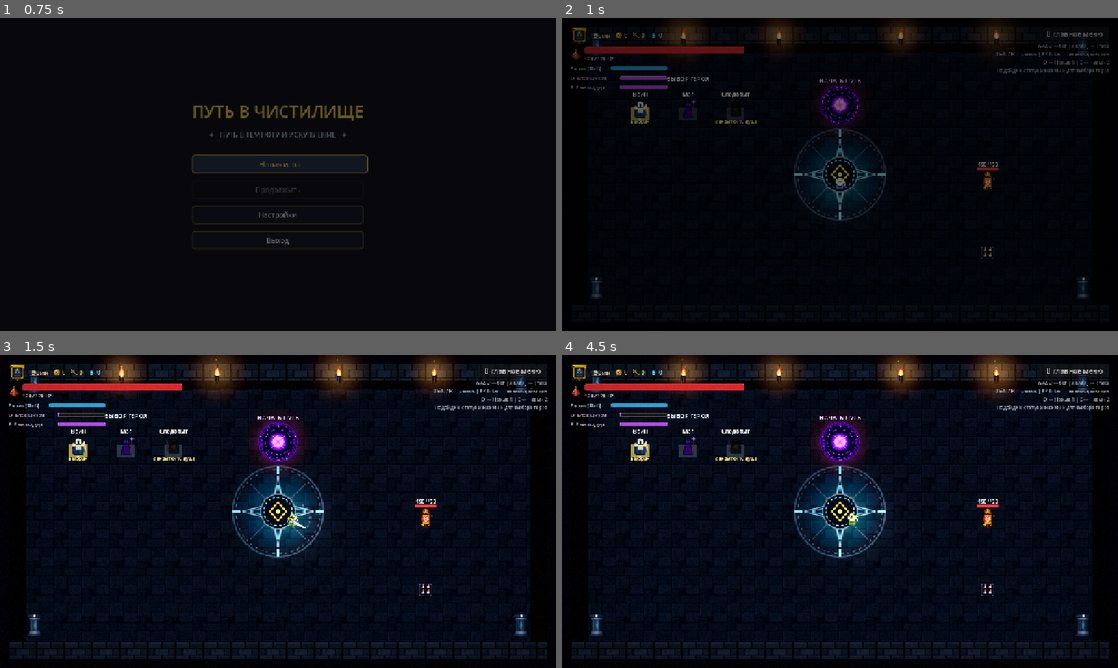
Above: before the commit, frames 1-4 (two rows, left to right).
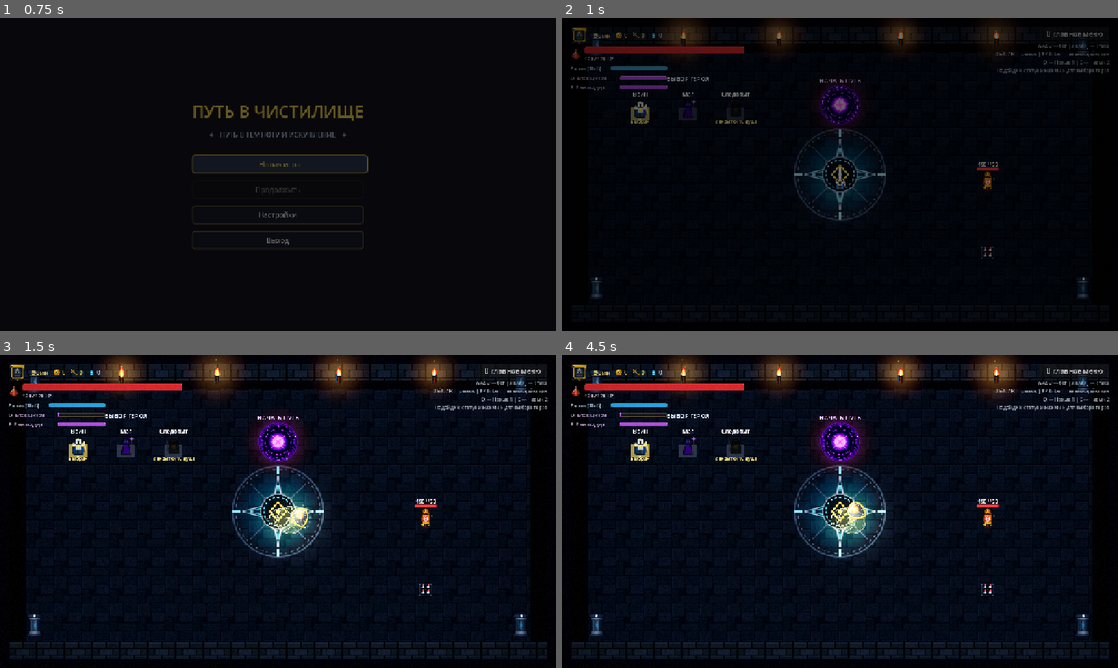
Above: after the commit, the same moments.

Repository: Shoto373/dark-knights
Game: Godot game, scene res://Main.tscn
The game is run twice, just before and just after one commit, with the same random seed, the same clock (stepped at 60 frames per second) and the same inputs.
Inputs (mouse positions are in pixels of both pictures, inside the frame that each line leads up to):
- Up to frame 1 (0.75 s): click "Новая игра" at 0.5 s
- Up to frame 2 (1 s): no input
- Up to frame 3 (1.5 s): tap Enter (ui_accept) at 1.25 s; move the mouse to (400, 495) at 1.27 s; hold Right (move_right) from 1.28 s (still down); tap Q (ability_1) at 1.35 s; click (400, 495) at 1.42 s
- Up to frame 4 (4.5 s): tap Enter (ui_accept) at 1.52 s; tap Space (dash) at 1.55 s; release Right (move_right) at 2 s; drag from (728, 527) to (639, 452) at 2.02 s; click "В главное меню" at 2.75 s; click "Новая игра" at 3.5 s; move the mouse to (895, 442) at 4.27 s; hold Right (move_right) from 4.28 s (still down); tap Q (ability_1) at 4.35 s

Frame 1 is identical in both runs. In frame 2, less than 0.1% of the frame differs, in the area x 49-51%, y 47-54%; in frame 3, 0.8%; in frame 4, 0.8%, in the area x 46-58%, y 42-61%.

Commit message:
feat(combat): fix weapon aiming up invisibility, add physical shield barrier and rich ability casting animations

Diff:
--- /dev/null
+++ b/assets/sprites/shield_aegis.svg
@@ -0,0 +1,56 @@
+<svg xmlns="http://www.w3.org/2000/svg" viewBox="0 0 48 56" width="48" height="56">
+  <defs>
+    <!-- Металлический градиент щита -->
+    <linearGradient id="shield_plate" x1="0%" y1="0%" x2="100%" y2="100%">
+      <stop offset="0%" stop-color="#4a586e"/>
+      <stop offset="45%" stop-color="#2c3545"/>
+      <stop offset="70%" stop-color="#1e2430"/>
+      <stop offset="100%" stop-color="#141820"/>
+    </linearGradient>
+
+    <!-- Золотая кайма -->
+    <linearGradient id="gold_trim" x1="0%" y1="0%" x2="100%" y2="100%">
+      <stop offset="0%" stop-color="#ffe270"/>
+      <stop offset="50%" stop-color="#d4a017"/>
+      <stop offset="100%" stop-color="#8a6305"/>
+    </linearGradient>
+
+    <!-- Руническое свечение -->
+    <radialGradient id="rune_glow" cx="50%" cy="40%" r="50%">
+      <stop offset="0%" stop-color="#ffd54f" stop-opacity="0.9"/>
+      <stop offset="50%" stop-color="#ff9800" stop-opacity="0.5"/>
+      <stop offset="100%" stop-color="#ff5722" stop-opacity="0"/>
+    </radialGradient>
+  </defs>
+
+  <!-- Внешняя тень -->
+  <path d="M 24 3 C 38 3 45 9 45 22 C 45 37 32 49 24 54 C 16 49 3 37 3 22 C 3 9 10 3 24 3 Z" fill="rgba(0,0,0,0.5)" transform="translate(1, 2)"/>
+
+  <!-- Золотой рант / кайма -->
+  <path d="M 24 2 C 39 2 46 8 46 22 C 46 38 33 50 24 55 C 15 50 2 38 2 22 C 2 8 9 2 24 2 Z" fill="url(#gold_trim)" stroke="#5c4103" stroke-width="1.2"/>
+
+  <!-- Внутренняя стальная пластина -->
+  <path d="M 24 5 C 36 5 42 10 42 22 C 42 35 30 46 24 51 C 18 46 6 35 6 22 C 6 10 12 5 24 5 Z" fill="url(#shield_plate)" stroke="#1a202c" stroke-width="1"/>
+
+  <!-- Центральное ребро жесткости -->
+  <path d="M 24 6 L 24 50" stroke="#718096" stroke-width="1.5" opacity="0.6"/>
+  <path d="M 24 6 L 24 50" stroke="#1a202c" stroke-width="0.8" opacity="0.8"/>
+
+  <!-- Руническое свечение в центре -->
+  <circle cx="24" cy="22" r="14" fill="url(#rune_glow)"/>
+
+  <!-- Золотой гербовый крест / крылья -->
+  <path d="M 24 12 L 26.5 19 L 33 21.5 L 26.5 24 L 24 31 L 21.5 24 L 15 21.5 L 21.5 19 Z" fill="url(#gold_trim)" stroke="#fff" stroke-width="0.6"/>
+
+  <!-- Стальные заклепки по углам -->
+  <circle cx="10" cy="11" r="1.5" fill="#e2e8f0" stroke="#1a202c" stroke-width="0.5"/>
+  <circle cx="38" cy="11" r="1.5" fill="#e2e8f0" stroke="#1a202c" stroke-width="0.5"/>
+  <circle cx="9" cy="24" r="1.5" fill="#e2e8f0" stroke="#1a202c" stroke-width="0.5"/>
+  <circle cx="39" cy="24" r="1.5" fill="#e2e8f0" stroke="#1a202c" stroke-width="0.5"/>
+  <circle cx="15" cy="38" r="1.5" fill="#e2e8f0" stroke="#1a202c" stroke-width="0.5"/>
+  <circle cx="33" cy="38" r="1.5" fill="#e2e8f0" stroke="#1a202c" stroke-width="0.5"/>
+  <circle cx="24" cy="46" r="1.5" fill="#e2e8f0" stroke="#1a202c" stroke-width="0.5"/>
+
+  <!-- Верхний блик -->
+  <path d="M 12 7 C 18 5 30 5 36 7 C 40 10 40 16 40 20 C 34 14 26 12 12 14 Z" fill="#ffffff" opacity="0.25"/>
+</svg>
--- a/components/HurtboxComponent.gd
+++ b/components/HurtboxComponent.gd
@@ -40,6 +40,10 @@
 		return
 
 	if health_component != null and (health_component.is_invulnerable or health_component.is_dead):
+		if health_component.is_invulnerable and "shield_barrier" in parent_node and parent_node.shield_barrier != null:
+			if parent_node.shield_barrier.is_active:
+				parent_node.shield_barrier.trigger_block_impact()
+				hitbox.register_hit(parent_node)
 		return
 
 	var is_crit: bool = DamageCalculator.roll_crit(hitbox.crit_chance)
--- a/entities/player/Player.gd
+++ b/entities/player/Player.gd
@@ -34,6 +34,7 @@
 
 var ability_1_timer: Timer
 var ability_2_timer: Timer
+var shield_barrier: ShieldBarrier = null
 var _walk_anim_phase: float = 0.0
 var _ghost_timer: float = 0.0
 var _facing_left: bool = false
@@ -92,6 +93,12 @@
 	var lantern_light: PointLight2D = LightTextureGenerator.create_point_light(Color(1.0, 0.92, 0.8), 0.82, 2.8)
 	lantern_light.name = "LanternLight"
 	add_child(lantern_light)
+
+	# Визуальный щит и руническая эгида (Warrior block / charge)
+	var shield_scene: PackedScene = load("res://entities/player/ShieldBarrier.tscn")
+	if shield_scene != null:
+		shield_barrier = shield_scene.instantiate() as ShieldBarrier
+		add_child(shield_barrier)
 
 	EventBus.player_spawned.emit(self)
 
@@ -222,6 +229,8 @@
 	if health_component.is_dead:
 		return
 	_update_aim()
+	if is_instance_valid(shield_barrier):
+		shield_barrier.update_aim(aim_direction)
 	_handle_input()
 	_update_procedural_animations(delta)
 	_update_iframes_blink(delta)
@@ -301,7 +310,8 @@
 	if w_sprite != null:
 		w_sprite.flip_v = _facing_left
 
-	weapon_pivot.z_index = -1 if aim_direction.y < -0.3 else 0
+	# Оружие всегда отображается поверх персонажа и никогда не уходит под пол
+	weapon_pivot.z_index = 1
 
 func _handle_input() -> void:
 	if status_effect_manager != null and (status_effect_manager.is_frozen() or status_effect_manager.is_stunned()):
@@ -419,6 +429,32 @@
 
 	AudioManager.play_sfx_named("cast")
 	timer.start()
+
+	# Сочный отклик каста: рунический круг под ногами, волна и сквош персонажа
+	var cast_color: Color = Color(1.2, 0.9, 0.3)
+	if hero_data != null:
+		match hero_data.id:
+			"mage":
+				cast_color = Color(0.4, 0.85, 1.4)
+			"ranger":
+				cast_color = Color(0.3, 1.3, 0.6)
+			_:
+				cast_color = Color(1.2, 0.9, 0.3)
+
+	EffectsHelper.spawn_cast_circle(get_parent(), global_position, cast_color)
+	EffectsHelper.spawn_shockwave(get_parent(), global_position, 85.0, 0.22, 0.025)
+	EffectsHelper.spawn_magic_burst(get_parent(), global_position, cast_color, 8)
+
+	var cur_sx: float = signf(visuals.scale.x)
+	var cast_tween: Tween = visuals.create_tween()
+	cast_tween.tween_property(visuals, "scale", Vector2(1.22 * cur_sx, 0.78), 0.06).set_trans(Tween.TRANS_QUAD).set_ease(Tween.EASE_OUT)
+	cast_tween.tween_property(visuals, "scale", Vector2(0.88 * cur_sx, 1.18), 0.09).set_trans(Tween.TRANS_BACK).set_ease(Tween.EASE_OUT)
+	cast_tween.tween_property(visuals, "scale", Vector2(cur_sx, 1.0), 0.08)
+
+	var w_sprite: Sprite2D = weapon_pivot.get_node_or_null("WeaponSprite") as Sprite2D
+	if w_sprite != null:
+		EffectsHelper.apply_hit_flash(w_sprite, 0.14, Color(2.0, 2.0, 1.8))
+
 	match ability.effect_type:
 		"buff":
 			_apply_buff_ability(ability)
@@ -433,20 +469,34 @@
 
 func _apply_buff_ability(ability: AbilityData) -> void:
 	health_component.set_invulnerable(true)
-	visuals.modulate = Color(1.5, 1.5, 0.5, 1.0)
+
+	# Активируем физический щит и защитный купол
+	if is_instance_valid(shield_barrier):
+		shield_barrier.activate_block(ability.duration)
+
+	visuals.modulate = Color(1.3, 1.3, 0.8, 1.0)
 	var tween: Tween = create_tween()
 	tween.tween_interval(ability.duration)
 	tween.tween_callback(func():
 		if iframes_timer.is_stopped():
 			health_component.set_invulnerable(false)
 		visuals.modulate = Color.WHITE
+		if is_instance_valid(shield_barrier):
+			shield_barrier.deactivate()
 	)
 
 func _apply_dash_ability(ability: AbilityData) -> void:
 	is_dashing = true
 	dash_direction = aim_direction
 	health_component.set_invulnerable(true)
-	visuals.modulate = Color(1.5, 0.5, 0.5, 0.8)
+
+	# Выпад щитом вперед при таране
+	if is_instance_valid(shield_barrier):
+		shield_barrier.activate_charge(dash_direction, ability.duration)
+
+	EffectsHelper.spawn_shockwave(get_parent(), global_position, 110.0, 0.28, 0.035)
+	EffectsHelper.spawn_dust_puff(get_parent(), global_position)
+	visuals.modulate = Color(1.5, 0.6, 0.6, 0.9)
 
 	weapon_hitbox.base_damage = ability.base_damage
 	weapon_hitbox.reset_hits()
@@ -464,30 +514,59 @@
 
 func _apply_aoe_ability(ability: AbilityData) -> void:
 	var target_pos: Vector2 = get_global_mouse_position()
-	# Ограничение дальности применения AoE
 	var dist: float = (target_pos - global_position).length()
 	if dist > 350.0:
 		target_pos = global_position + (target_pos - global_position).normalized() * 350.0
 
-	var aoe: AreaOfEffect = AOE_SCENE.instantiate() as AreaOfEffect
-	get_parent().add_child(aoe)
-	aoe.setup(target_pos, ability.range_or_radius, ability.base_damage, true, 400.0)
-	if ability.id == "fireball" or ability.name.to_lower().contains("огн") or ability.name.to_lower().contains("fire"):
-		aoe.hitbox.damage_type = "fire"
-		aoe.hitbox.tags = ["fire"]
+	var is_fire: bool = ability.id == "fireball" or ability.name.to_lower().contains("огн") or ability.name.to_lower().contains("fire")
+
+	if is_fire:
+		var proj: Projectile = PROJECTILE_SCENE.instantiate() as Projectile
+		get_parent().add_child(proj)
+		var fly_dir: Vector2 = (target_pos - global_position).normalized()
+		proj.global_position = global_position + fly_dir * 20.0
+		var fly_time: float = clampf(dist / 650.0, 0.12, 0.42)
+		proj.setup(fly_dir, 650.0, 0, true, dist, 0.0, Color(1.4, 0.6, 0.1))
+
+		var fly_tween: Tween = create_tween()
+		fly_tween.tween_interval(fly_time)
+		fly_tween.tween_callback(func():
+			if is_instance_valid(proj):
+				proj.queue_free()
+			var aoe: AreaOfEffect = AOE_SCENE.instantiate() as AreaOfEffect
+			get_parent().add_child(aoe)
+			aoe.setup(target_pos, ability.range_or_radius, ability.base_damage, true, 400.0, Color(1.3, 0.45, 0.1, 0.85))
+			aoe.hitbox.damage_type = "fire"
+			aoe.hitbox.tags = ["fire"]
+			EffectsHelper.spawn_shockwave(get_parent(), target_pos, ability.range_or_radius * 1.3, 0.28, 0.045)
+			EffectsHelper.spawn_hit_sparks(get_parent(), target_pos, Color(1.0, 0.65, 0.15), 14)
+		)
+	else:
+		var aoe: AreaOfEffect = AOE_SCENE.instantiate() as AreaOfEffect
+		get_parent().add_child(aoe)
+		aoe.setup(target_pos, ability.range_or_radius, ability.base_damage, true, 400.0)
+		EffectsHelper.spawn_shockwave(get_parent(), target_pos, ability.range_or_radius * 1.2, 0.25, 0.035)
 
 func _apply_teleport_ability(ability: AbilityData) -> void:
+	var old_pos: Vector2 = global_position
 	var target_pos: Vector2 = global_position + aim_direction * ability.range_or_radius
 	health_component.set_invulnerable(true)
-	visuals.modulate.a = 0.2
-
+
+	EffectsHelper.spawn_cast_circle(get_parent(), old_pos, Color(0.8, 0.4, 1.2))
+	EffectsHelper.spawn_magic_burst(get_parent(), old_pos, Color(0.8, 0.4, 1.2), 14)
+	EffectsHelper.spawn_shockwave(get_parent(), old_pos, 70.0, 0.2, 0.03)
+
+	visuals.modulate.a = 0.0
 	global_position = target_pos
 
+	EffectsHelper.spawn_cast_circle(get_parent(), target_pos, Color(0.4, 0.8, 1.4))
+	EffectsHelper.spawn_magic_burst(get_parent(), target_pos, Color(0.4, 0.8, 1.4), 16)
+	EffectsHelper.spawn_shockwave(get_parent(), target_pos, 90.0, 0.22, 0.035)
+
 	var tween: Tween = create_tween()
-	tween.tween_interval(0.15)
+	tween.tween_property(visuals, "modulate:a", 1.0, 0.12)
 	tween.tween_callback(func():
 		health_component.set_invulnerable(false)
-		visuals.modulate.a = 1.0
 	)
 
 func _apply_projectile_ability(ability: AbilityData) -> void:
--- a/entities/player/Player.tscn
+++ b/entities/player/Player.tscn
@@ -19,6 +19,7 @@
 radius = 26.0
 
 [node name="Player" type="CharacterBody2D"]
+z_index = 10
 collision_layer = 2
 collision_mask = 1
 script = ExtResource("1_player")
--- /dev/null
+++ b/entities/player/ShieldBarrier.gd
@@ -0,0 +1,158 @@
+class_name ShieldBarrier
+extends Node2D
+
+## Визуальный компонент щита и эгиды героя (Dark Fantasy Knight Aegis)
+## Отображает кованый щит, защитный рунический купол и вспышки отражения урона
+
+@export var shield_texture: Texture2D = preload("res://assets/sprites/shield_aegis.svg")
+
+var shield_pivot: Node2D
+var shield_sprite: Sprite2D
+var shield_light: PointLight2D
+
+var is_active: bool = false
+var aegis_radius: float = 30.0
+var aegis_alpha: float = 0.0
+var aegis_rotation: float = 0.0
+
+var _block_tween: Tween
+var _pulse_phase: float = 0.0
+
+func _ready() -> void:
+	z_index = 2 # Поверх персонажа
+
+	shield_pivot = Node2D.new()
+	shield_pivot.name = "ShieldPivot"
+	add_child(shield_pivot)
+
+	shield_sprite = Sprite2D.new()
+	shield_sprite.name = "ShieldSprite"
+	shield_sprite.texture = shield_texture
+	shield_sprite.texture_filter = CanvasItem.TEXTURE_FILTER_LINEAR
+	shield_sprite.position = Vector2(24, 0)
+	shield_sprite.scale = Vector2.ZERO
+	shield_sprite.visible = false
+	shield_pivot.add_child(shield_sprite)
+
+	shield_light = LightTextureGenerator.create_point_light(Color(1.0, 0.85, 0.35), 0.0, 2.0)
+	shield_light.name = "ShieldLight"
+	add_child(shield_light)
+
+	visible = true
+
+func _process(delta: float) -> void:
+	if not is_active:
+		return
+
+	_pulse_phase += delta * 5.0
+	aegis_rotation += delta * 1.5
+
+	# Пульсирующее свечение щита
+	if is_instance_valid(shield_light):
+		shield_light.energy = 0.85 + sin(_pulse_phase) * 0.2
+
+	queue_redraw()
+
+func _draw() -> void:
+	if not is_active or aegis_alpha <= 0.01:
+		return
+
+	# Рисуем защитное силовое поле вокруг героя
+	var pulse_r: float = aegis_radius + sin(_pulse_phase) * 2.0
+	var col_outer: Color = Color(1.8, 1.4, 0.5, 0.65 * aegis_alpha)
+	var col_inner: Color = Color(1.0, 0.8, 0.2, 0.15 * aegis_alpha)
+
+	# Внутренняя полупрозрачная аура
+	draw_circle(Vector2.ZERO, pulse_r, col_inner)
+
+	# Внешнее руническое силовое кольцо
+	draw_arc(Vector2.ZERO, pulse_r, 0.0, TAU, 32, col_outer, 2.0)
+	draw_arc(Vector2.ZERO, pulse_r - 4.0, 0.0, TAU, 24, Color(1.5, 1.2, 0.3, 0.35 * aegis_alpha), 1.0)
+
+	# Вращающиеся рунические лучи
+	for i in range(6):
+		var ang: float = aegis_rotation + (float(i) / 6.0) * TAU
+		var p1: Vector2 = Vector2(cos(ang), sin(ang)) * (pulse_r - 6.0)
+		var p2: Vector2 = Vector2(cos(ang), sin(ang)) * pulse_r
+		draw_line(p1, p2, col_outer, 1.5)
+
+func update_aim(aim_dir: Vector2) -> void:
+	if is_instance_valid(shield_pivot):
+		shield_pivot.rotation = aim_dir.angle()
+		# Корректируем вертикальный переворот спрайта щита
+		if is_instance_valid(shield_sprite):
+			shield_sprite.flip_v = aim_dir.x < 0.0
+
+func activate_block(duration: float) -> void:
+	is_active = true
+	shield_sprite.visible = true
+
+	if _block_tween != null and _block_tween.is_valid():
+		_block_tween.kill()
+
+	shield_sprite.position = Vector2(24, 0)
+	shield_sprite.scale = Vector2(0.2, 0.2)
+	aegis_alpha = 0.0
+
+	_block_tween = create_tween().set_parallel(true)
+	_block_tween.tween_property(shield_sprite, "scale", Vector2(0.85, 0.85), 0.15).set_trans(Tween.TRANS_BACK).set_ease(Tween.EASE_OUT)
+	_block_tween.tween_method(func(val: float): aegis_alpha = val, 0.0, 1.0, 0.15)
+	if is_instance_valid(shield_light):
+		_block_tween.tween_property(shield_light, "energy", 0.95, 0.15)
+
+	# Таймер деактивации
+	var end_tween: Tween = create_tween()
+	end_tween.tween_interval(maxf(0.1, duration - 0.2))
+	end_tween.tween_callback(deactivate)
+
+func activate_charge(dash_dir: Vector2, duration: float) -> void:
+	is_active = true
+	shield_sprite.visible = true
+	update_aim(dash_dir)
+
+	if _block_tween != null and _block_tween.is_valid():
+		_block_tween.kill()
+
+	shield_sprite.position = Vector2(20, 0)
+	shield_sprite.scale = Vector2(0.3, 0.3)
+	aegis_alpha = 0.6
+
+	_block_tween = create_tween().set_parallel(true)
+	# Выпад щитом вперед при таране
+	_block_tween.tween_property(shield_sprite, "position", Vector2(34, 0), duration * 0.4).set_trans(Tween.TRANS_QUAD).set_ease(Tween.EASE_OUT)
+	_block_tween.tween_property(shield_sprite, "scale", Vector2(1.1, 1.1), duration * 0.4).set_trans(Tween.TRANS_BACK).set_ease(Tween.EASE_OUT)
+	if is_instance_valid(shield_light):
+		_block_tween.tween_property(shield_light, "energy", 1.2, duration * 0.4)
+
+	var end_tween: Tween = create_tween()
+	end_tween.tween_interval(duration)
+	end_tween.tween_callback(deactivate)
+
+func trigger_block_impact() -> void:
+	if not is_instance_valid(shield_sprite):
+		return
+
+	# Яркая белая вспышка щита при отражении удара
+	EffectsHelper.apply_hit_flash(shield_sprite, 0.1, Color(2.5, 2.5, 1.8))
+	EffectsHelper.spawn_hit_sparks(get_parent(), shield_sprite.global_position, Color(1.0, 0.9, 0.4), 10)
+	EventBus.screen_shake_requested.emit(3.0, 0.12)
+
+	# Толчок щита назад от удара
+	var push_tween: Tween = shield_sprite.create_tween()
+	push_tween.tween_property(shield_sprite, "position:x", 16.0, 0.05)
+	push_tween.tween_property(shield_sprite, "position:x", 24.0, 0.1).set_trans(Tween.TRANS_BACK)
+
+func deactivate() -> void:
+	if not is_active:
+		return
+
+	var fade_tween: Tween = create_tween().set_parallel(true)
+	fade_tween.tween_property(shield_sprite, "scale", Vector2.ZERO, 0.18).set_trans(Tween.TRANS_QUAD).set_ease(Tween.EASE_IN)
+	fade_tween.tween_method(func(val: float): aegis_alpha = val, aegis_alpha, 0.0, 0.18)
+	if is_instance_valid(shield_light):
+		fade_tween.tween_property(shield_light, "energy", 0.0, 0.18)
+	fade_tween.chain().tween_callback(func():
+		is_active = false
+		shield_sprite.visible = false
+		queue_redraw()
+	)
--- /dev/null
+++ b/entities/player/ShieldBarrier.tscn
@@ -0,0 +1,6 @@
+[gd_scene load_steps=2 format=3 uid="uid://shield_barrier_scene_001"]
+
+[ext_resource type="Script" path="res://entities/player/ShieldBarrier.gd" id="1_sb"]
+
+[node name="ShieldBarrier" type="Node2D"]
+script = ExtResource("1_sb")
--- /dev/null
+++ b/systems/visuals/CastCircleVisual.gd
@@ -0,0 +1,45 @@
+class_name CastCircleVisual
+extends Node2D
+
+## Процедурный магический рунический круг под ногами персонажа при касте способностей
+
+@export var circle_color: Color = Color(1.0, 0.85, 0.35)
+@export var radius: float = 32.0
+
+func _ready() -> void:
+	scale = Vector2(0.25, 0.25)
+	modulate.a = 0.95
+
+	var tween: Tween = create_tween().set_parallel(true)
+	tween.tween_property(self, "scale", Vector2(1.25, 1.25), 0.38).set_trans(Tween.TRANS_QUAD).set_ease(Tween.EASE_OUT)
+	tween.tween_property(self, "rotation", deg_to_rad(45.0), 0.38).set_trans(Tween.TRANS_QUAD).set_ease(Tween.EASE_OUT)
+	tween.tween_property(self, "modulate:a", 0.0, 0.38).set_trans(Tween.TRANS_QUAD).set_ease(Tween.EASE_IN)
+	tween.chain().tween_callback(queue_free)
+
+func _draw() -> void:
+	var col_outer: Color = circle_color.lightened(0.2)
+	col_outer.a = 0.85
+	var col_inner: Color = circle_color
+	col_inner.a = 0.5
+	var col_fill: Color = circle_color
+	col_fill.a = 0.12
+
+	# Полупрозрачное заполнение ядра
+	draw_circle(Vector2.ZERO, radius, col_fill)
+
+	# Внешнее руническое кольцо
+	draw_arc(Vector2.ZERO, radius, 0.0, TAU, 32, col_outer, 2.0)
+
+	# Внутреннее концентрическое кольцо
+	draw_arc(Vector2.ZERO, radius * 0.55, 0.0, TAU, 24, col_inner, 1.4)
+
+	# 8 рунических лучей / радиальных перекрестий
+	for i in range(8):
+		var ang: float = (float(i) / 8.0) * TAU
+		var p1: Vector2 = Vector2(cos(ang), sin(ang)) * (radius * 0.4)
+		var p2: Vector2 = Vector2(cos(ang), sin(ang)) * radius
+		draw_line(p1, p2, col_outer, 1.2)
+
+		# Маленькие рунические узлы на внешнем кольце
+		var p_node: Vector2 = Vector2(cos(ang), sin(ang)) * radius
+		draw_circle(p_node, 2.0, col_outer)
--- a/systems/visuals/EffectsHelper.gd
+++ b/systems/visuals/EffectsHelper.gd
@@ -258,3 +258,37 @@
 			mat.set_shader_parameter("progress", val)
 	, 0.0, 1.0, duration)
 	return tween
+
+static func spawn_cast_circle(parent: Node, global_pos: Vector2, color: Color = Color(1.0, 0.85, 0.35)) -> void:
+	if parent == null:
+		return
+	var circle: CastCircleVisual = CastCircleVisual.new()
+	circle.circle_color = color
+	circle.global_position = global_pos
+	circle.z_index = 0
+	parent.add_child(circle)
+
+static func spawn_magic_burst(parent: Node, global_pos: Vector2, color: Color, count: int = 10) -> void:
+	if parent == null:
+		return
+	var tex: Texture2D = get_spark_texture()
+	for i in range(count):
+		var mote: Sprite2D = Sprite2D.new()
+		mote.texture = tex
+		var sz: float = randf_range(0.4, 0.8)
+		mote.scale = Vector2(sz, sz)
+		mote.modulate = color.lightened(randf_range(-0.1, 0.3))
+
+		var pivot: Node2D = Node2D.new()
+		pivot.global_position = global_pos
+		pivot.add_child(mote)
+		parent.add_child(pivot)
+
+		var angle: float = randf_range(0, TAU)
+		var dist: float = randf_range(20.0, 50.0)
+		var target: Vector2 = Vector2(cos(angle), sin(angle)) * dist
+
+		var tween: Tween = pivot.create_tween()
+		tween.tween_property(mote, "position", target, 0.3).set_trans(Tween.TRANS_QUAD).set_ease(Tween.EASE_OUT)
+		tween.parallel().tween_property(mote, "scale", Vector2.ZERO, 0.3)
+		tween.tween_callback(pivot.queue_free)
--- a/tests/test_heroes_and_abilities.gd
+++ b/tests/test_heroes_and_abilities.gd
@@ -74,3 +74,27 @@
 	var unlocked: bool = MetaProgress.unlock_hero("ranger")
 	assert_true(unlocked, "unlock_hero should return true on success")
 	assert_true(MetaProgress.is_hero_unlocked("ranger"), "Ranger is now unlocked")
+
+func test_shield_barrier_and_weapon_aim_up_visibility() -> void:
+	var player_scene: PackedScene = load("res://entities/player/Player.tscn")
+	var player: Player = player_scene.instantiate() as Player
+	add_child_autofree(player)
+
+	# Проверка: при прицеливании строго вверх оружие НЕ должно уходить под пол (z_index >= 0)
+	player.aim_direction = Vector2(0, -1)
+	player._process(0.016)
+	assert_gte(player.weapon_pivot.z_index, 0, "Оружие при прицеливании вверх не должно иметь отрицательный z_index")
+	assert_gte(player.z_index, 0, "Сам персонаж находится над полом")
+
+	# Проверка: наличие компонента физического щита и защитного купола
+	assert_not_null(player.shield_barrier, "У игрока должен быть ShieldBarrier")
+	assert_false(player.shield_barrier.is_active, "До каста щит неактивен")
+
+	# Проверка каста блока щитом
+	var shield_block_ab: AbilityData = load("res://data/heroes/shield_block.tres") as AbilityData
+	assert_not_null(shield_block_ab, "shield_block.tres должен существовать")
+
+	player._trigger_ability(shield_block_ab, player.ability_1_timer)
+	assert_true(player.shield_barrier.is_active, "После каста блока щит становится активен")
+	assert_true(player.shield_barrier.shield_sprite.visible, "Спрайт щита должен быть видимым")
+	assert_true(player.health_component.is_invulnerable, "Герой получает неуязвимость")
Not shown, added: assets/sprites/shield_aegis.svg.import
Not shown, added: entities/player/ShieldBarrier.gd.uid
Not shown, added: systems/visuals/CastCircleVisual.gd.uid
Not shown, changed: docs/PROGRESS.md
